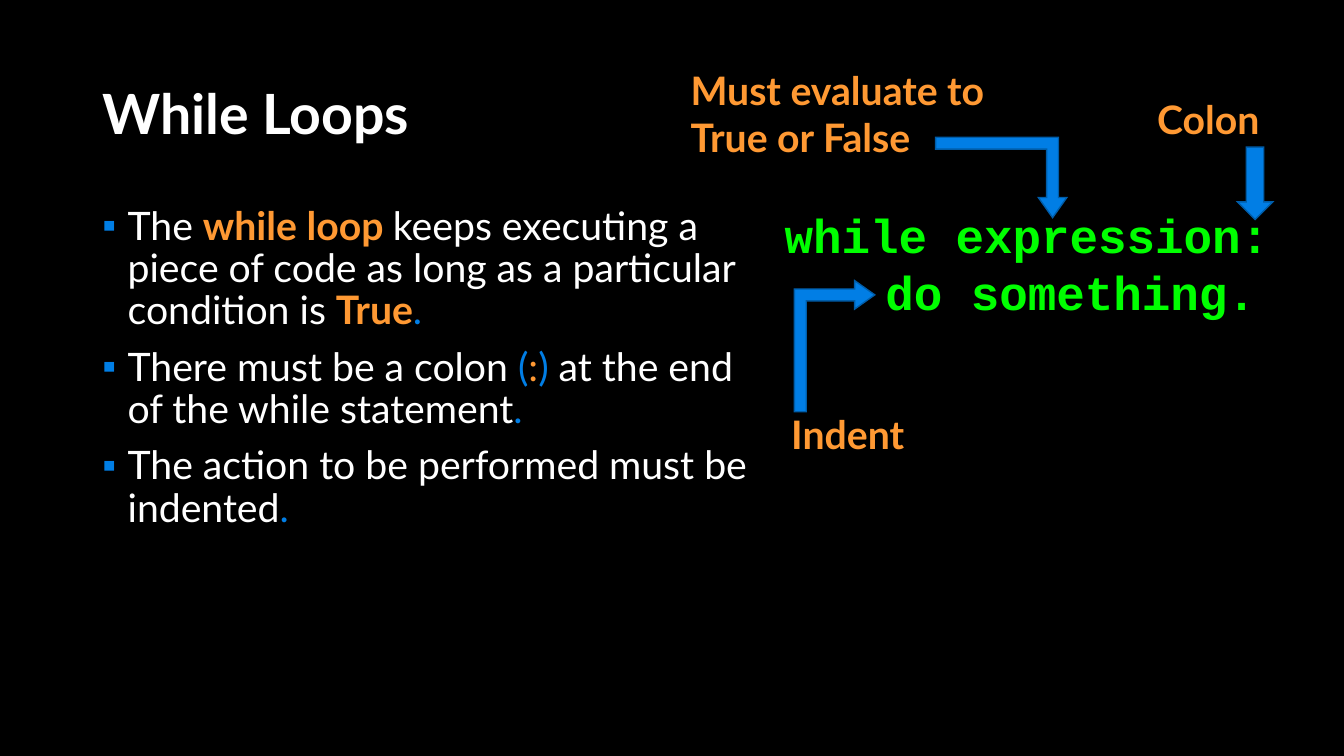
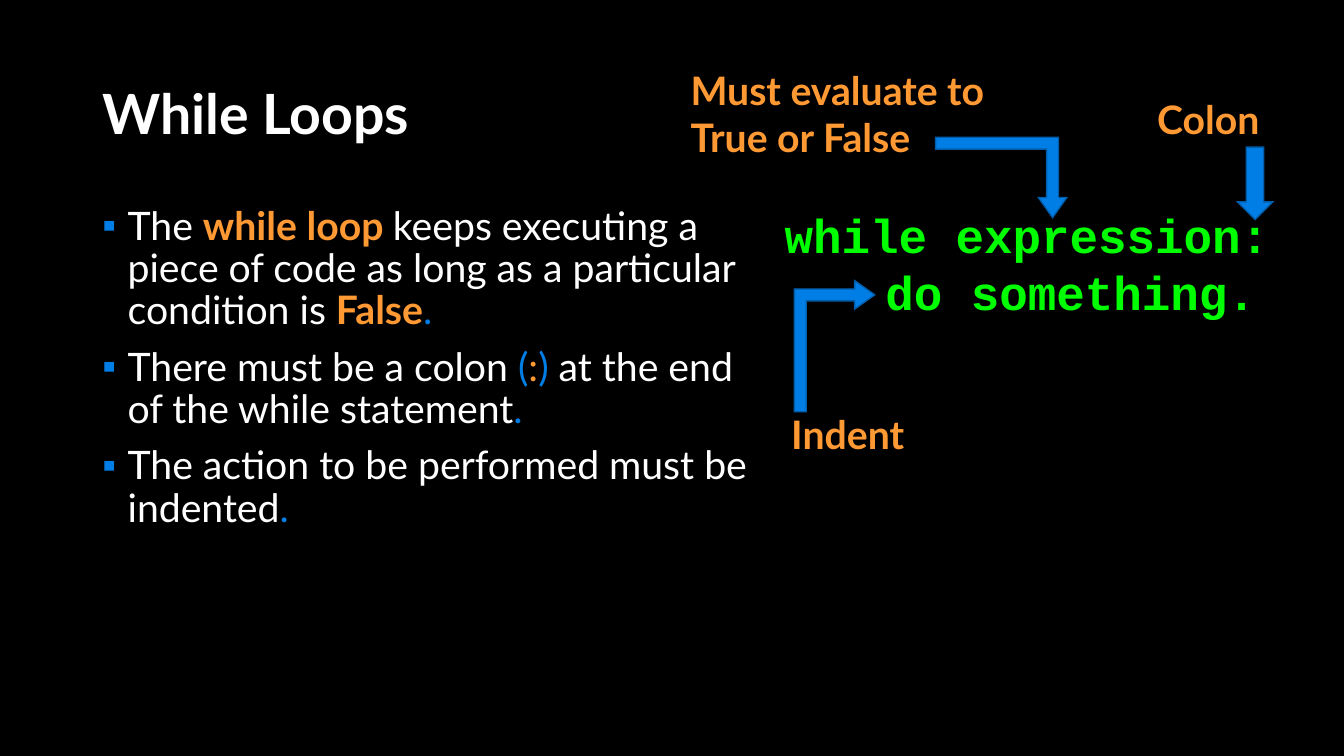
Before and after one commit to APS106/APS106-winter-2022-material, a slide deck: slide 3 of lectures/week4/lecture2/slides/week4_lecture2.pptx. Drawn at 1344x756 pixels with LibreOffice and Linux fonts; fonts in the diff are those of the drawing; background and template pictures are left out. Boxes give left, top, right and bottom in pixels: in the first picture for what was removed or moved away, otherwise in the second. Text is boxed around its words. In the diff, an @@ line names an element or a change of style, - is before the commit and + after.

```diff
--- a/lectures/week4/lecture2/slides/week4_lecture2.pptx
+++ b/lectures/week4/lecture2/slides/week4_lecture2.pptx
@@ text at [128,211,736,325]: text changed @@
-▪ The while loop keeps executing a piece of code as long as a particular condition is True.
+▪ The while loop keeps executing a piece of code as long as a particular condition is False.
```
Also in this commit, not shown: 2 other slides changed, 7 slides added, 3 slides removed, 6 other files.
